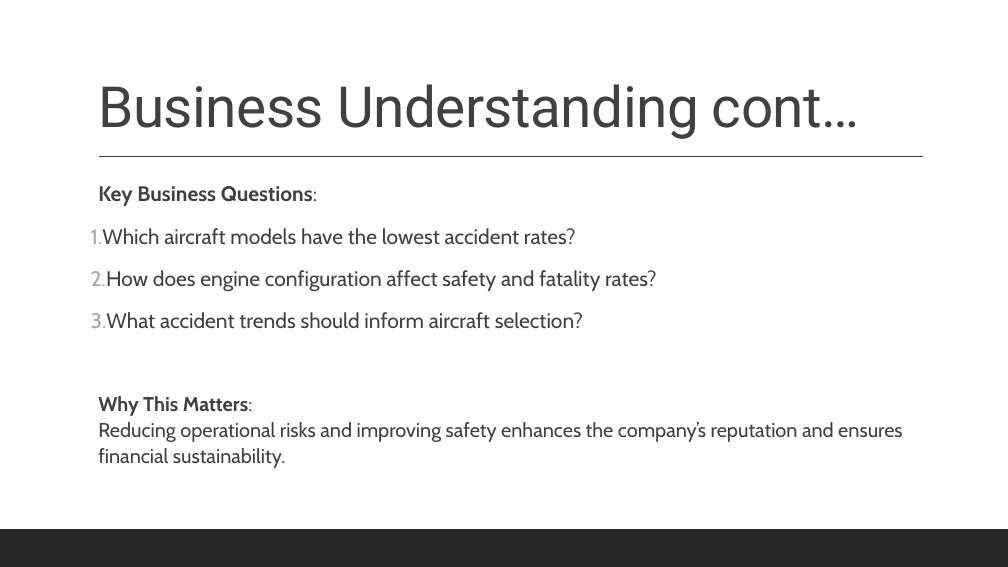
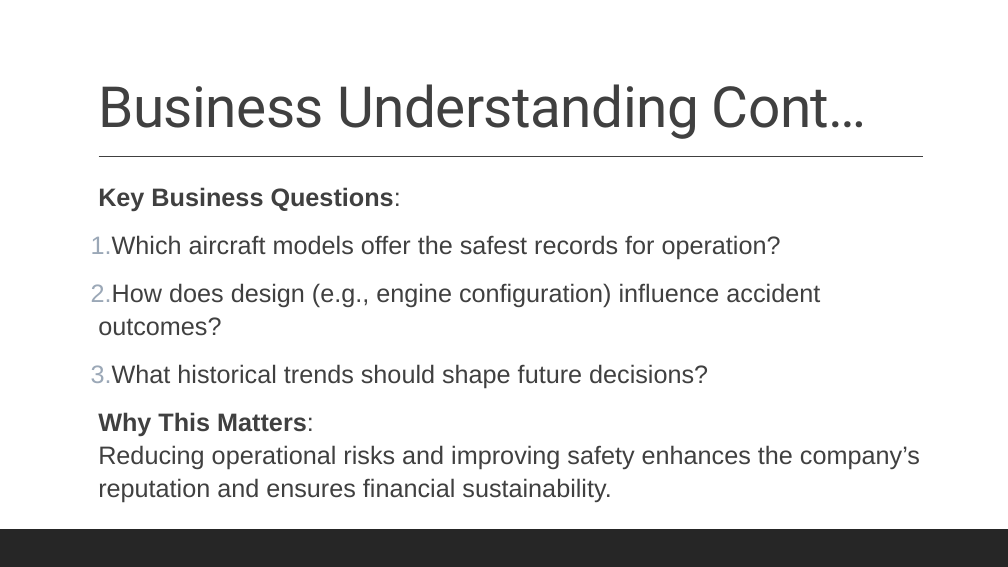
Before and after one commit to Lydia-byte-rgb/Phase-1-Project_Lydia, a slide deck: slide 4 of Phase_1_Project Slides.pptx. Drawn at 1008x567 pixels with LibreOffice and Linux fonts; fonts in the diff are those of the drawing. Boxes give left, top, right and bottom in pixels: in the first picture for what was removed or moved away, otherwise in the second. Text is boxed around its words. In the diff, an @@ line names an element or a change of style, - is before the commit and + after.

```diff
--- a/Phase_1_Project Slides.pptx
+++ b/Phase_1_Project Slides.pptx
@@ title at <box>98,84,867,139</box>: text changed @@
-Business Understanding cont…
+Business Understanding Cont…
@@ text at <box>98,187,920,503</box>: size 20 to 24 pt in "Key Business Questions:"; font Cabin to Arial in "Key Business Questions:", "Why This Matters: Reducing operational risks and ..."; size 19 to 24 pt in "Why This Matters: Reducing operational risks and ..." @@
@@ text at <box>91,235,820,389</box>: text changed; size 20 to 24 pt; font Cabin to Arial @@
-1. Which aircraft models have the lowest accident rates?
-2. How does engine configuration affect safety and fatality rates?
-3. What accident trends should inform aircraft selection?
+1. Which aircraft models offer the safest records for operation?
+2. How does design (e.g., engine configuration) influence accident outcomes?
+3. What historical trends should shape future decisions?
```
Also in this commit, not shown: 9 other slides changed, 1 slide added, 5 other files.
